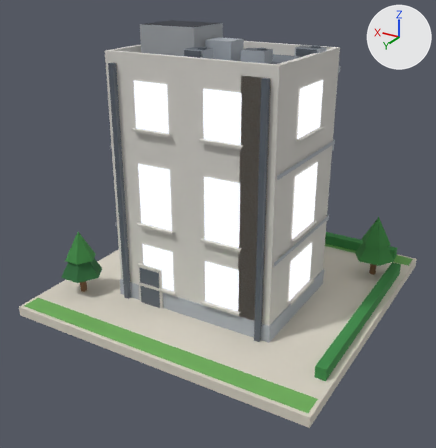
A saved change to the glTF model public/models/16.glb.
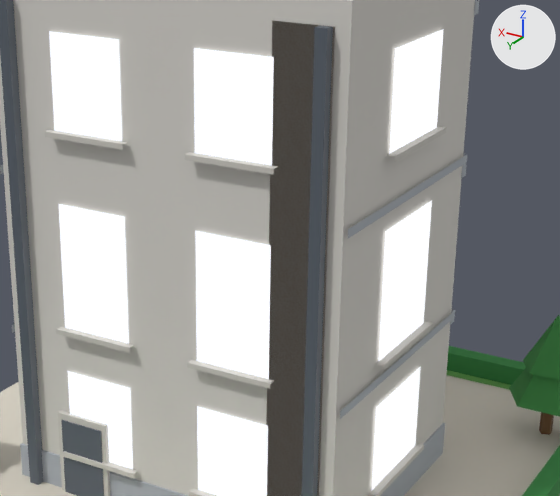
Old and new are each drawn whole from a 50 mm lens placed at (-0.868, 1.541, 0.993), pointed at (0.007, 0.082, 0.264) and again close up on the part from 25% to 87% of the width and 15% to 68% of the height. The axes (+X, +Y, +Z) are drawn at upper right. The lights are the same throughout. The first two pictures are the older version. Vertices at exactly the same position are counted once.

Names of what the first close-up shows: 'b16'.
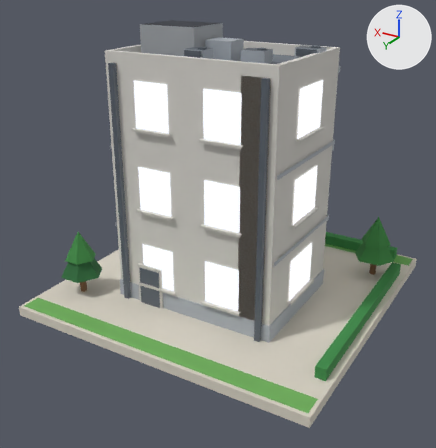
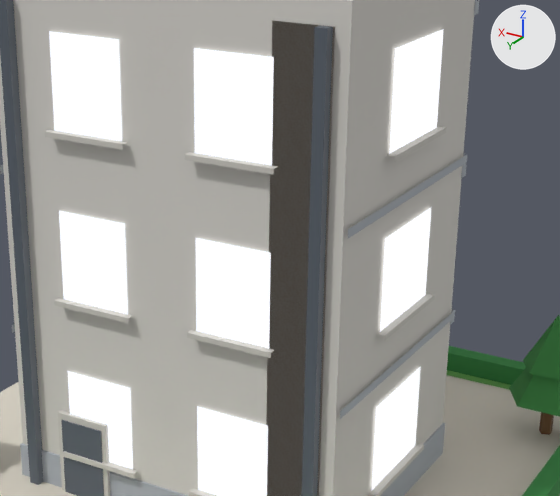
Where the change shows, as pixel boxes (x1, y1, x2, y2) in the close-ups (560 x 496 px; the box of a moved part takes in the faces that stretch with it):
```json
{"part": 1, "of": "me_b16", "change": "moved or reshaped", "before": [187, 360, 274, 389], "after": [187, 330, 274, 358]}
{"part": 2, "of": "me_b16", "change": "moved or reshaped", "before": [56, 326, 133, 353], "after": [54, 298, 132, 323]}
{"part": 3, "of": "me_b16", "change": "moved or reshaped", "before": [377, 321, 433, 370], "after": [378, 293, 435, 341]}
{"part": 4, "of": "me_b16", "change": "moved or reshaped", "before": [59, 200, 432, 379], "after": [59, 208, 431, 348]}
```

Edits to the scene script, one JSON object a line:
```json
{"block": "me_b16", "where": "me_b16.from_pydata(...)  # 608 vertices, 622 faces; spans x -0.48..0.48, y -0.48..0.48, z 0.0..0.84"}
{"block": "me_b16", "where": "# used by ob_b16; location = (0.0, 0.0, 0.0)"}
{"block": "me_b16", "where": "# before: 148 (-0.164, -0.138, 0.296), 149 (-0.055, -0.138, 0.296), 150 (-0.055, -0.138, 0.479), 151 (-0.164, -0.138, 0.479), 152 (0.055, -0.138, 0.296)"}
{"block": "me_b16", "where": "# before: 153 (0.164, -0.138, 0.296), 154 (0.164, -0.138, 0.479), 155 (0.055, -0.138, 0.479), 156 (-0.055, 0.258, 0.296) at pixel (196, 360), 157 (-0.164, 0.258, 0.296) at pixel (268, 379)"}
{"block": "me_b16", "where": "# before: 158 (-0.164, 0.258, 0.479) at pixel (270, 245), 159 (-0.055, 0.258, 0.479) at pixel (195, 230), 160 (0.164, 0.258, 0.296) at pixel (65, 327), 161 (0.055, 0.258, 0.296) at pixel (128, 343), 162 (0.055, 0.258, 0.479) at pixel (124, 216)"}
{"block": "me_b16", "where": "# before: 163 (0.164, 0.258, 0.479) at pixel (58, 203), 164 (0.263, -0.017, 0.296), 165 (0.263, 0.137, 0.296), 166 (0.263, 0.137, 0.479), 167 (0.263, -0.017, 0.479)"}
{"block": "me_b16", "where": "# before: 168 (-0.263, 0.137, 0.296) at pixel (378, 362), 169 (-0.263, -0.017, 0.296) at pixel (423, 323), 170 (-0.263, -0.017, 0.479) at pixel (431, 200), 171 (-0.263, 0.137, 0.479) at pixel (385, 231)"}
{"block": "me_b16", "change": "me_b16 part 1: the loose piece of 6 vertices spanning x -0.172..-0.047, y 0.258..0.269, z 0.289..0.296 is moved by (0.0, 0.0, 0.043)"}
{"block": "me_b16", "change": "me_b16 part 2: the loose piece of 6 vertices spanning x 0.047..0.172, y 0.258..0.269, z 0.289..0.296 is moved by (0.0, 0.0, 0.043)"}
{"block": "me_b16", "change": "me_b16 part 3: the loose piece of 6 vertices spanning x -0.273..-0.263, y -0.025..0.145, z 0.289..0.296 is moved by (0.0, 0.0, 0.043)"}
{"block": "me_b16", "change": "me_b16 part 4"}
{"op": "add", "block": "me_b16", "code": "for i in [150, 151, 154, 155, 158, 159, 162, 163, 166, 167, 170, 171]: me_b16.vertices[i].co += Vector((0.0, 0.0, -0.01))"}
{"op": "add", "block": "me_b16", "code": "for i in [148, 149, 152, 153, 156, 157, 160, 161, 164, 165, 168, 169]: me_b16.vertices[i].co += Vector((0.0, 0.0, 0.043))"}
```
